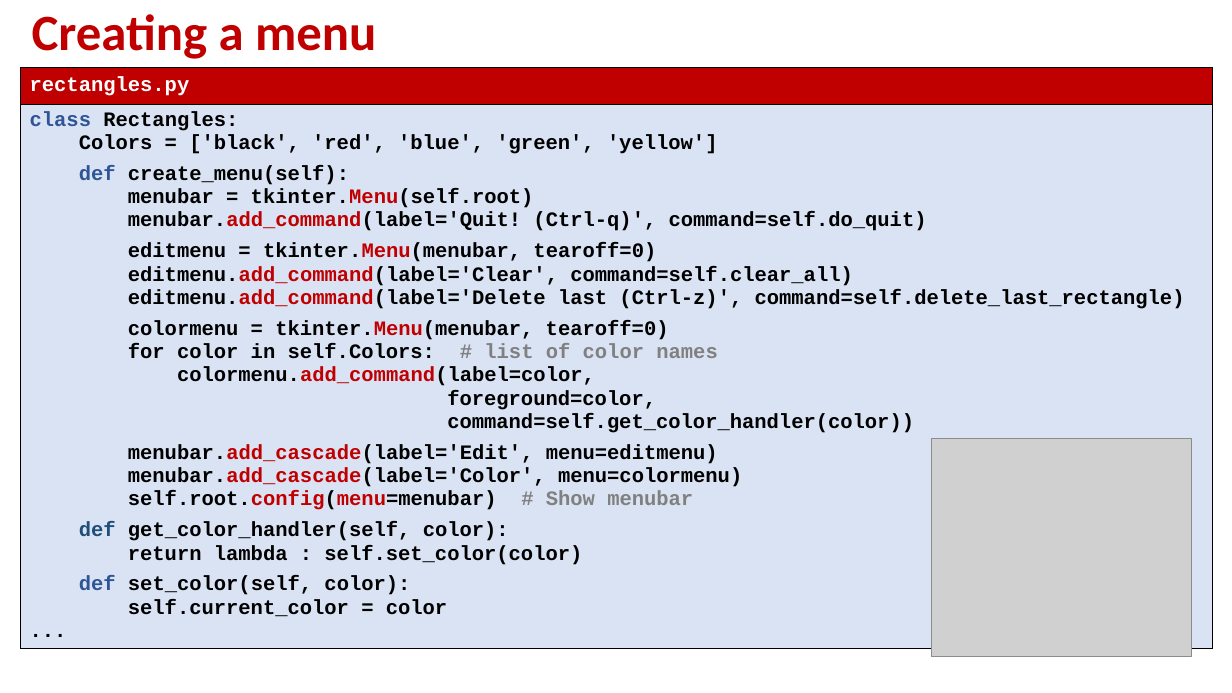
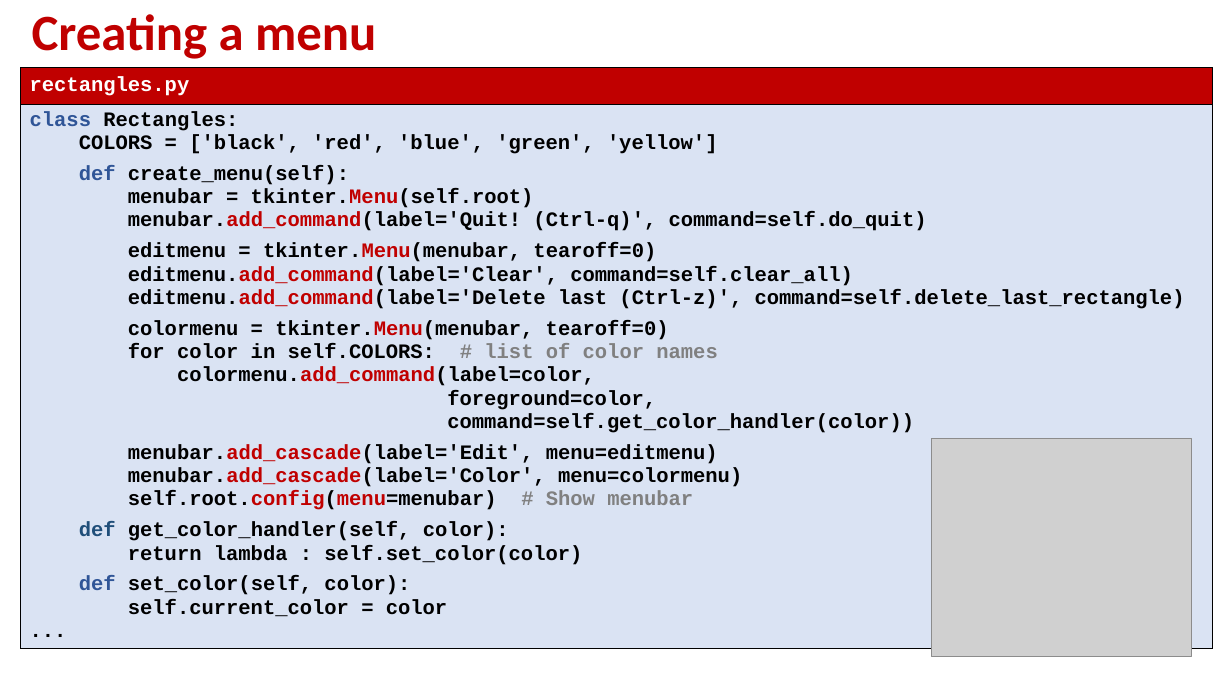
Before and after one commit to gsbrodal/gsbrodal.github.io, a slide deck: slide 17 of ipsa/slides/gui.pptx. Drawn at 1232x693 pixels with LibreOffice and Linux fonts; fonts in the diff are those of the drawing; grey boxes stand for pictures. Boxes give left, top, right and bottom in pixels: in the first picture for what was removed or moved away, otherwise in the second. Text is boxed around its words. In the diff, an @@ line names an element or a change of style, - is before the commit and + after.

Commit message:
all-slides-with-answers.pdf all-slides.pdf code.zip gui.pdf gui.pptx

```diff
--- a/ipsa/slides/gui.pptx
+++ b/ipsa/slides/gui.pptx
@@ table at bbox=[20, 67, 1213, 677] @@
-row 2, column 1: class Rectangles: / Colors = ['black', 'red', 'blue', 'green', 'yellow'] / def create_menu(self): / menubar = tkinter.Menu(self.root) / menubar.add_command(label='Quit! (Ctrl-q)', command=self.do_quit) / editmenu = tkinter.Menu(menubar, tearoff=0) / editmenu.add_command(label='Clear', command=self.clear_all) / editmenu.add_command(label='Delete last (Ctrl-z)', command=self.delete_last_rectangle) / colormenu = tkinter.Menu(menubar, tearoff=0) / for color in self.Colors: # list of color names / colormenu.add_command(label=color, / foreground=color, / command=self.get_color_handler(color)) / menubar.add_cascade(label='Edit', menu=editmenu) / menubar.add_cascade(label='Color', menu=colormenu) / self.root.config(menu=menubar) # Show menubar / def get_color_handler(self, color): / return lambda : self.set_color(color) / def set_color(self, color): / self.current_color = color ...
+row 2, column 1: class Rectangles: / COLORS = ['black', 'red', 'blue', 'green', 'yellow'] / def create_menu(self): / menubar = tkinter.Menu(self.root) / menubar.add_command(label='Quit! (Ctrl-q)', command=self.do_quit) / editmenu = tkinter.Menu(menubar, tearoff=0) / editmenu.add_command(label='Clear', command=self.clear_all) / editmenu.add_command(label='Delete last (Ctrl-z)', command=self.delete_last_rectangle) / colormenu = tkinter.Menu(menubar, tearoff=0) / for color in self.COLORS: # list of color names / colormenu.add_command(label=color, / foreground=color, / command=self.get_color_handler(color)) / menubar.add_cascade(label='Edit', menu=editmenu) / menubar.add_cascade(label='Color', menu=colormenu) / self.root.config(menu=menubar) # Show menubar / def get_color_handler(self, color): / return lambda : self.set_color(color) / def set_color(self, color): / self.current_color = color ...
```
Also in this commit, not shown: 4 other files.
